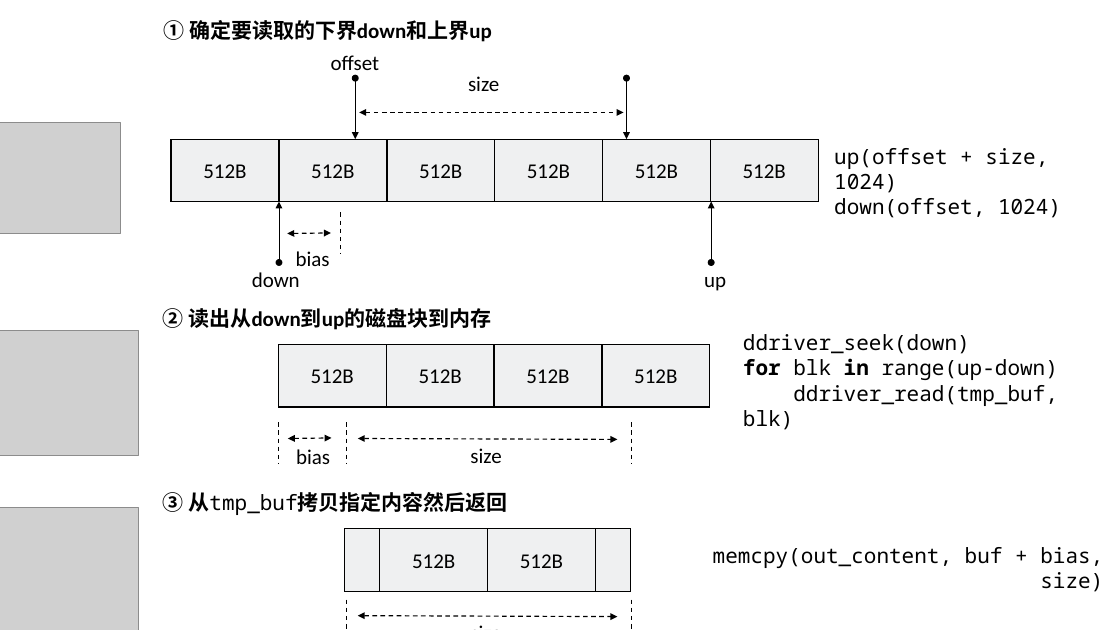
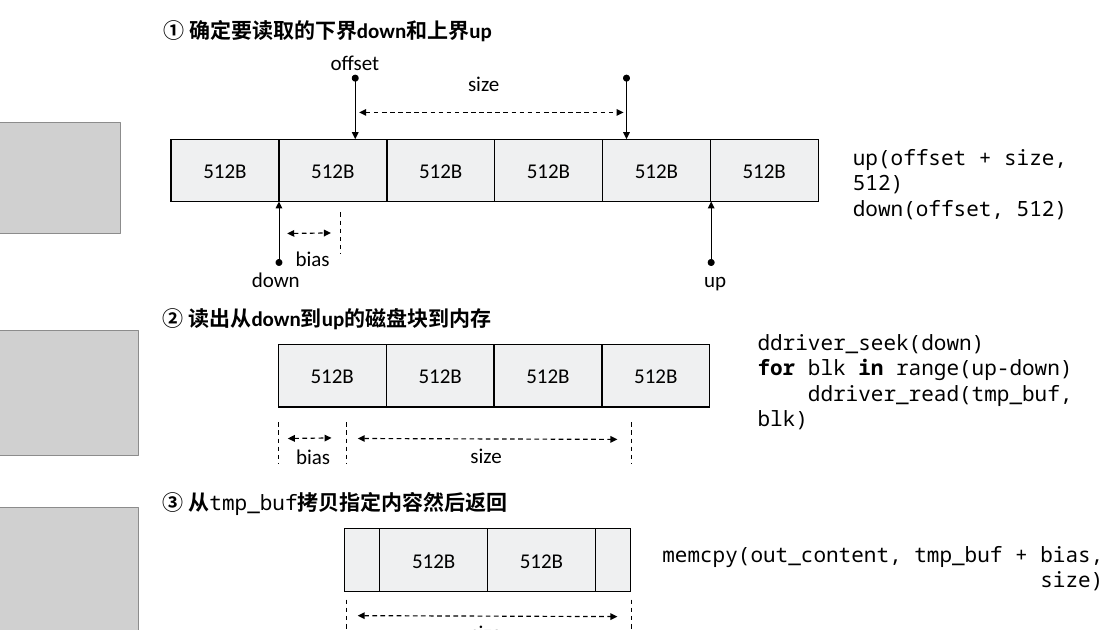
Before and after one commit to hitsz-cslab/os-labs, a slide deck: slide 22 of docs/lab5/绘图_new.pptx. Drawn at 1120x630 pixels with LibreOffice and Linux fonts; fonts in the diff are those of the drawing; grey boxes stand for pictures. Boxes give left, top, right and bottom in pixels: in the first picture for what was removed or moved away, otherwise in the second. Text is boxed around its words. In the diff, an @@ line names an element or a change of style, - is before the commit and + after.

```diff
--- a/docs/lab5/绘图_new.pptx
+++ b/docs/lab5/绘图_new.pptx
@@ text at (853, 149, 1067, 220): text changed @@
-up(offset + size, 1024)
-down(offset, 1024)
+up(offset + size, 512)
+down(offset, 512)
@@ text "ddriver_seek(down)": place and size @@
-text "ddriver_seek(down)" at (743, 334, 1058, 406)
+text "ddriver_seek(down)" at (758, 334, 1073, 406)
@@ text at (662, 546, 1103, 591): text changed @@
-memcpy(out_content, buf + bias, size)
+memcpy(out_content, tmp_buf + bias, size)
```
Also in this commit, not shown: 3 other slides changed, 6 slides added, 1 slide removed, 11 other files.
